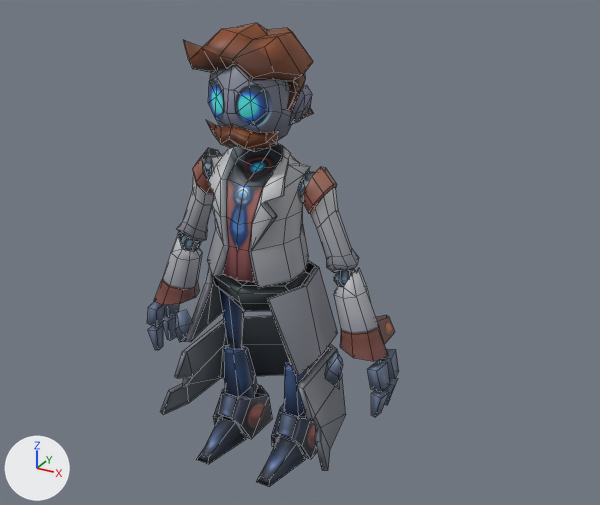
The FBX model Assets/Models/Towns/Magnet Central/NPCs/Tesla.fbx: old version first, new version second.
The view is the same before and after, from a 50 mm camera at (0.152, -0.246, 0.211) aimed at (0.011, 0.01, 0.083). Every picture has the same lights, and +X, +Y and +Z are marked at lower left. Mesh edges are drawn as thin lines. Where no turn or scale is listed for an object, it has been applied to the vertices.
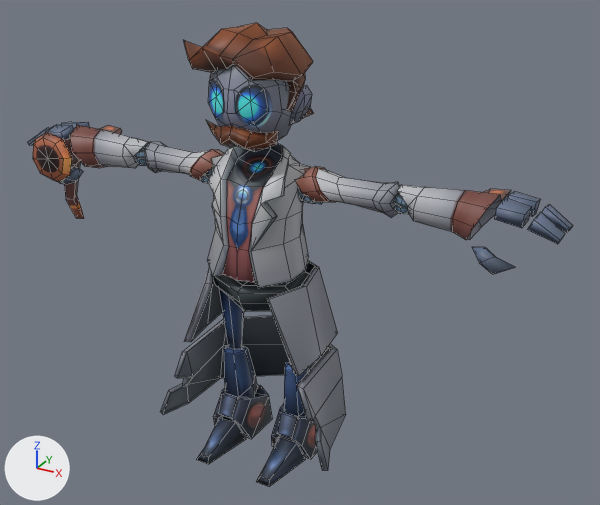
The newer file is also rescaled (x0.108) as a whole; pictures and numbers use the older file's frame.

Location of each change, [x1, y1, x2, y2] in pixels of the pictures (600 x 505 px; the box of a moved part takes in the faces that stretch with it):
'polySurface104', reshaped (116% wider)
    before: [147, 23, 399, 486]
    after: [28, 23, 573, 486]
part 1 of me_mesh, moved or reshaped
    before: [334, 269, 355, 287]
    after: [394, 193, 409, 214]
part 2 of me_mesh, moved or reshaped
    before: [334, 268, 395, 361]
    after: [397, 185, 511, 240]
part 3 of me_mesh, moved or reshaped
    before: [325, 352, 343, 389]
    after: [472, 247, 515, 274]
part 4 of me_mesh, moved or reshaped
    before: [380, 349, 399, 379]
    after: [508, 191, 541, 217]
part 5 of me_mesh, moved or reshaped
    before: [384, 378, 398, 405]
    after: [542, 204, 573, 232]
part 6 of me_mesh, moved or reshaped
    before: [367, 360, 390, 392]
    after: [494, 198, 531, 228]
part 7 of me_mesh, moved or reshaped
    before: [371, 390, 389, 417]
    after: [527, 212, 565, 244]
part 8 of me_mesh, moved or reshaped
    before: [180, 234, 201, 252]
    after: [135, 146, 146, 166]
part 9 of me_mesh, moved or reshaped
    before: [154, 231, 202, 305]
    after: [70, 125, 150, 168]
part 10 of me_mesh, moved or reshaped
    before: [147, 301, 165, 327]
    after: [45, 125, 74, 139]
part 11 of me_mesh, moved or reshaped
    before: [148, 325, 163, 350]
    after: [28, 128, 49, 145]
part 12 of me_mesh, moved or reshaped
    before: [165, 304, 179, 317]
    after: [62, 122, 89, 129]
part 13 of me_mesh, moved or reshaped (not visible afterwards)
    before: [162, 315, 177, 340]
part 14 of me_mesh, moved or reshaped
    before: [175, 310, 191, 342]
    after: [60, 167, 83, 185]
part 15 of me_mesh, added (brown)
    after: [33, 132, 84, 218]
part 16 of me_mesh, moved or reshaped
    before: [177, 148, 359, 273]
    after: [145, 142, 399, 218]

The change, as a list of edits to the scene's bpy script:
```text
Change me_mesh:
    remove me_mesh.from_pydata(...)  # 913 vertices, 944 faces; spans x -0.055..0.055, y -0.026..0.036, z 0.0..0.17
    add me_mesh.from_pydata(...)  # 951 vertices, 987 faces; spans x -0.11..0.11, y -0.026..0.036, z 0.0..0.17
    me_mesh part 1: the loose piece of 20 vertices spanning x 0.031..0.038, y -0.003..0.006, z 0.078..0.086 is multiplied about its middle by the matrix ((0.3, 0.055, -0.952), (-0.017, 0.998, 0.053), (0.954, 0.0, 0.301)), then moved by (0.021, 0.001, 0.032)
    me_mesh part 2: the loose piece of 38 vertices spanning x 0.03..0.052, y -0.008..0.018, z 0.054..0.086 is multiplied about its middle by the matrix ((0.3, 0.055, -0.952), (-0.017, 0.998, 0.053), (0.954, 0.0, 0.301)), then moved by (0.028, 0.001, 0.047)
    me_mesh part 3: the loose piece of 12 vertices spanning x 0.031..0.038, y -0.01..-0.003, z 0.039..0.054 is multiplied about its middle by the matrix ((0.3, 0.055, -0.952), (-0.017, 0.998, 0.053), (0.954, 0.0, 0.301)), then moved by (0.055, 0.0, 0.057)
    me_mesh part 4: the loose piece of 8 vertices spanning x 0.048..0.055, y 0.003..0.011, z 0.042..0.052 is multiplied about its middle by the matrix ((0.3, 0.055, -0.952), (-0.017, 0.998, 0.053), (0.954, 0.0, 0.301)), then moved by (0.043, -0.001, 0.072)
    me_mesh part 5: the loose piece of 8 vertices spanning x 0.049..0.054, y 0.004..0.01, z 0.031..0.041 is multiplied about its middle by the matrix ((0.3, 0.055, -0.952), (-0.017, 0.998, 0.053), (0.954, 0.0, 0.301)), then moved by (0.053, -0.001, 0.081)
    me_mesh part 6: the loose piece of 8 vertices spanning x 0.048..0.055, y -0.007..0.001, z 0.042..0.052 is multiplied about its middle by the matrix ((0.3, 0.055, -0.952), (-0.017, 0.998, 0.053), (0.954, 0.0, 0.301)), then moved by (0.042, -0.001, 0.072)
    me_mesh part 7: the loose piece of 8 vertices spanning x 0.049..0.055, y -0.006..0.0, z 0.031..0.041 is multiplied about its middle by the matrix ((0.3, 0.055, -0.952), (-0.017, 0.998, 0.053), (0.954, 0.0, 0.301)), then moved by (0.053, -0.001, 0.081)
    me_mesh part 8: the loose piece of 20 vertices spanning x -0.038..-0.031, y -0.003..0.006, z 0.078..0.086 is multiplied about its middle by the matrix ((0.3, -0.055, 0.952), (0.017, 0.998, 0.053), (-0.954, 0.0, 0.301)), then moved by (-0.021, 0.001, 0.032)
    me_mesh part 9: the loose piece of 38 vertices spanning x -0.052..-0.03, y -0.008..0.018, z 0.054..0.086 is multiplied about its middle by the matrix ((0.3, -0.055, 0.952), (0.017, 0.998, 0.053), (-0.954, 0.0, 0.301)), then moved by (-0.028, 0.001, 0.047)
    me_mesh part 10: the loose piece of 8 vertices spanning x -0.055..-0.048, y -0.007..0.001, z 0.042..0.052 is multiplied about its middle by the matrix ((0.3, -0.055, 0.952), (0.017, 0.998, 0.053), (-0.954, 0.0, 0.301)), then moved by (-0.042, -0.001, 0.072)
    me_mesh part 11: the loose piece of 8 vertices spanning x -0.055..-0.049, y -0.006..0.0, z 0.031..0.041 is multiplied about its middle by the matrix ((0.3, -0.055, 0.952), (0.017, 0.998, 0.053), (-0.954, 0.0, 0.301)), then moved by (-0.053, -0.001, 0.081)
    me_mesh part 12: the loose piece of 8 vertices spanning x -0.055..-0.048, y 0.003..0.011, z 0.042..0.052 is multiplied about its middle by the matrix ((0.3, -0.055, 0.952), (0.017, 0.998, 0.053), (-0.954, 0.0, 0.301)), then moved by (-0.043, -0.001, 0.072)
    me_mesh part 13: the loose piece of 8 vertices spanning x -0.054..-0.049, y 0.004..0.01, z 0.031..0.041 is multiplied about its middle by the matrix ((0.3, -0.055, 0.952), (0.017, 0.998, 0.053), (-0.954, 0.0, 0.301)), then moved by (-0.053, -0.001, 0.081)
    me_mesh part 14: the loose piece of 12 vertices spanning x -0.038..-0.031, y -0.01..-0.003, z 0.039..0.054 is multiplied about its middle by the matrix ((0.3, -0.055, 0.952), (0.017, 0.998, 0.053), (-0.954, 0.0, 0.301)), then moved by (-0.055, 0.0, 0.057)
    me_mesh part 15: a new loose piece of 38 vertices spanning x -0.102..-0.081, y -0.014..0.006, z 0.084..0.122, in mat_drtesla_texture_ss (picture img_tesla_diffuse_1024_psd)
    me_mesh part 16: 3 vertices moved from x -0.017..-0.015, y -0.003..0.006, z 0.114 to x -0.017..-0.015, y -0.004..0.006, z 0.114; 114 vertices removed from x -0.039..0.039, y -0.006..0.009, z 0.082..0.122; 114 vertices added at x -0.054..0.054, y -0.006..0.009, z 0.108..0.122
```
